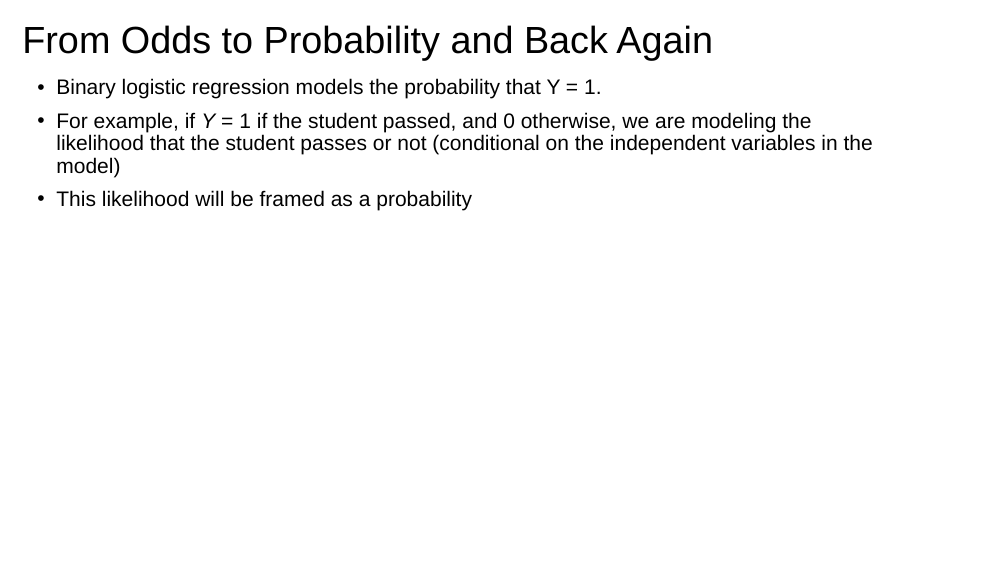
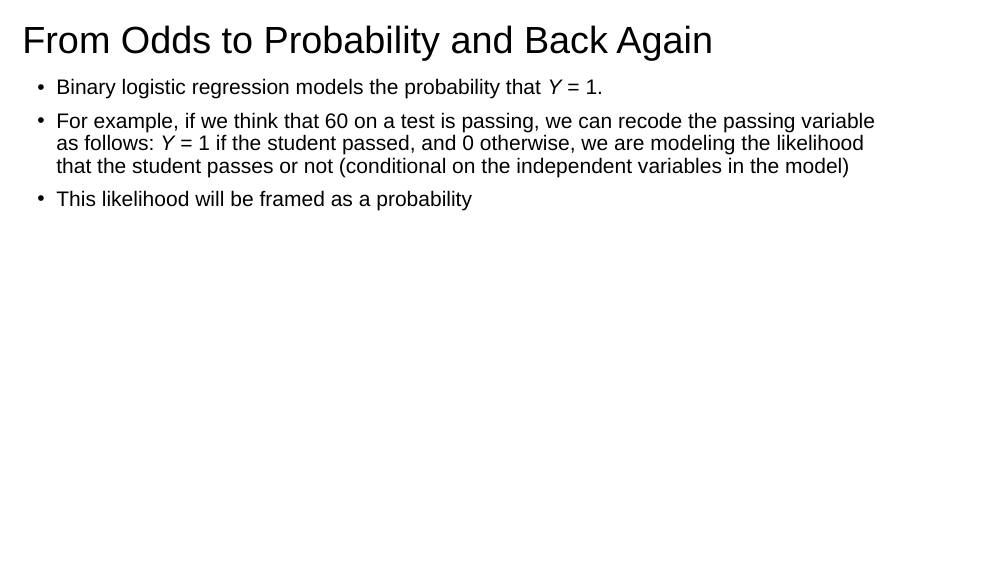
Before and after one commit to issues-osu/statsii-spring2026, a slide deck: slide 40 of slides/logistic/logistic_regression-lecture.pptx (slide 35 before the commit). Drawn at 1008x567 pixels with LibreOffice and Linux fonts; fonts in the diff are those of the drawing. Boxes give left, top, right and bottom in pixels: in the first picture for what was removed or moved away, otherwise in the second. Text is boxed around its words. In the diff, an @@ line names an element or a change of style, - is before the commit and + after.

```diff
--- a/slides/logistic/logistic_regression-lecture.pptx
+++ b/slides/logistic/logistic_regression-lecture.pptx
@@ text at [56,78,604,99]: italic on in "Y" @@
@@ text at [56,112,875,178]: text changed @@
-• For example, if Y = 1 if the student passed, and 0 otherwise, we are modeling the likelihood that the student passes or not (conditional on the independent variables in the model)
+• For example, if we think that 60 on a test is passing, we can recode the passing variable as follows: Y = 1 if the student passed, and 0 otherwise, we are modeling the likelihood that the student passes or not (conditional on the independent variables in the model)
```
Also in this commit, not shown: 16 other slides changed, 7 slides added, 4 slides removed, 4 other files.
